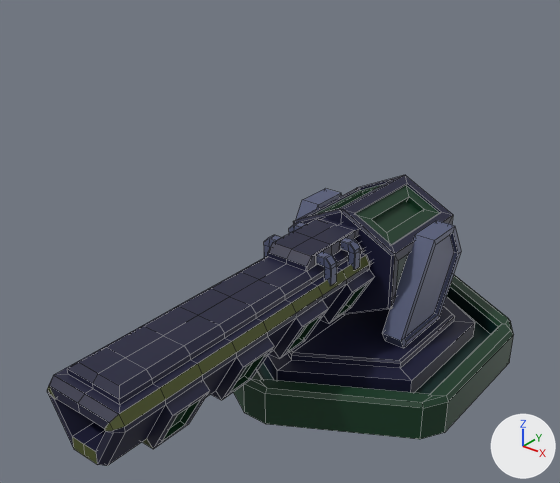
Two versions of the Blender file Assets/Models/PlasmaCannon.blend, one commit apart.
Before and after are seen from a 50 mm lens placed at (4.75, -7.33, 5.56), pointed at (-0.6, -0.63, 1.41). The lights are fixed; the arrows at lower right show +X, +Y and +Z. Mesh edges are drawn as thin lines.
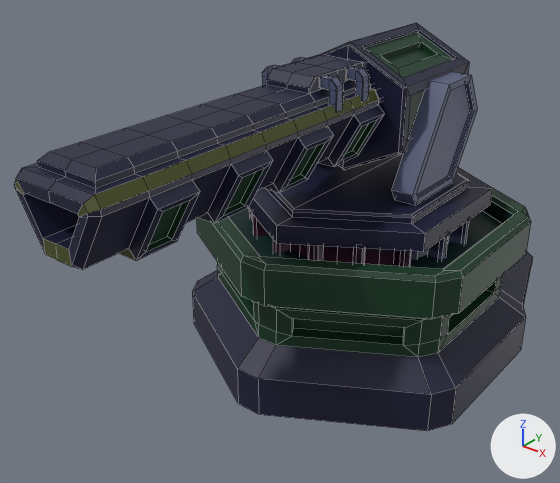
The change, as a diff of the scene's bpy script:
```diff
--- a/Assets/Models/PlasmaCannon.blend.py
+++ b/Assets/Models/PlasmaCannon.blend.py
@@ me_cube_002 @@
 # used by ob_cube_001; location = (0.0, 0.18, 0.0)
-me_cube_002.from_pydata(...)  # 56 vertices, 46 faces; spans x 0.0..1.34, y -1.62..1.63, z -0.01..1.54
+me_cube_002.from_pydata(...)  # 170 vertices, 136 faces; spans x 0.0..1.34, y -1.62..1.63, z -0.14..2.06
+# me_cube_002 part 1: the loose piece of 36 vertices spanning x 0.72..0.99, y -0.49..0.93, z 0.3..1.54 is moved by (0.0, 0.0, 0.52)
+# me_cube_002 part 2: the loose piece of 20 vertices spanning x 0.0..1.34, y -1.62..1.63, z -0.01..0.3 is moved by (0.0, 0.0, 0.52)
+# me_cube_002 part 3: a new loose piece of 114 vertices spanning x 0.0..1.33, y -1.35..1.32, z -0.14..0.62, in mat_material_001 (picture img_green_team_png)
 me_cube_002.materials.append(mat_material_001)
@@ me_cylinder @@
 # used by ob_cylinder; location = (0.0, 0.18, 0.0)
-me_cylinder.from_pydata(...)  # 72 vertices, 62 faces; spans x -1.84..1.84, y -2.03..2.03, z -0.34..0.24
+me_cylinder.from_pydata(...)  # 210 vertices, 193 faces; spans x -1.94..1.94, y -2.15..4.11, z -0.04..1.82
+# me_cylinder part 4: the whole mesh is rebuilt
 me_cylinder.materials.append(mat_material_001)
@@ ob_cube @@
 ob_cube = bpy.data.objects.new('Cube', me_cube)
-ob_cube.location = (0.0, 0.55, 1.11)
+ob_cube.location = (0.0, 0.55, 3.08)
 _m = ob_cube.modifiers.new('Mirror', 'MIRROR')
@@ ob_cube_001 @@
 ob_cube_001 = bpy.data.objects.new('Cube.001', me_cube_002)
-ob_cube_001.location = (0.0, 0.18, 0.0)
+ob_cube_001.location = (0.0, 0.18, 1.35)
 _m = ob_cube_001.modifiers.new('Mirror', 'MIRROR')
@@ ob_cube_002 @@
 ob_cube_002 = bpy.data.objects.new('Cube.002', me_cube_003)
-ob_cube_002.location = (0.0, 0.55, 1.11)
+ob_cube_002.location = (0.0, 0.55, 3.08)
 _m = ob_cube_002.modifiers.new('Mirror', 'MIRROR')
```

Location of each change, [x1, y1, x2, y2] in pixels of the pictures (560 x 483 px; the box of a moved part takes in the faces that stretch with it):
'Cube', moved
    before: [47, 175, 453, 466]
    after: [14, 23, 469, 270]
'Cylinder', reshaped
    before: [233, 275, 514, 439]
    after: [192, 178, 533, 431]
'Cube.001', reshaped, moved
    before: [264, 188, 475, 393]
    after: [248, 53, 492, 267]
'Cube.002', moved
    before: [373, 201, 420, 232]
    after: [385, 47, 431, 68]
part 1 of me_cube_002, moved or reshaped
    before: [296, 188, 461, 348]
    after: [308, 53, 478, 205]
part 2 of me_cube_002, moved or reshaped
    before: [264, 297, 475, 393]
    after: [248, 153, 492, 252]
part 3 of me_cube_002, added
    after: [249, 210, 470, 267]
